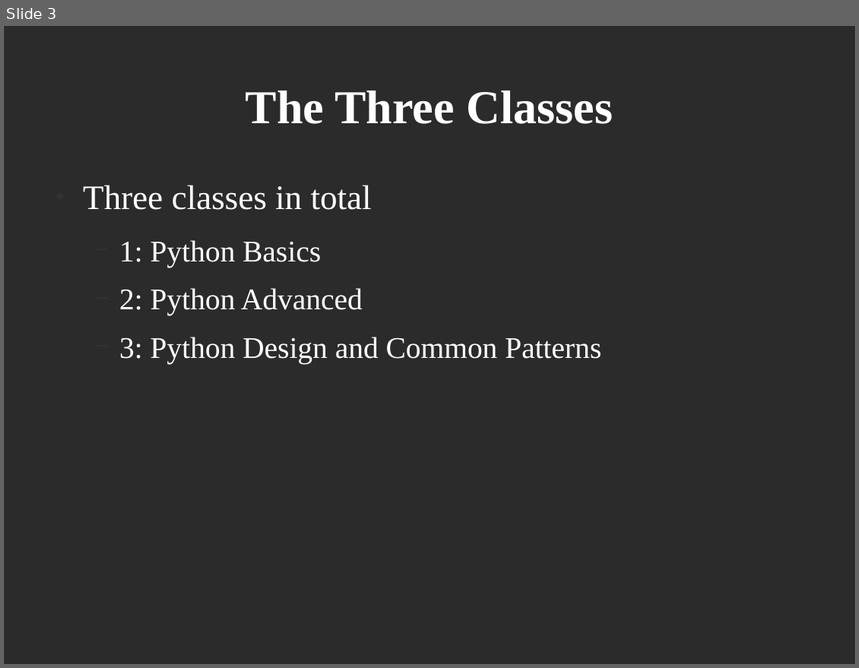
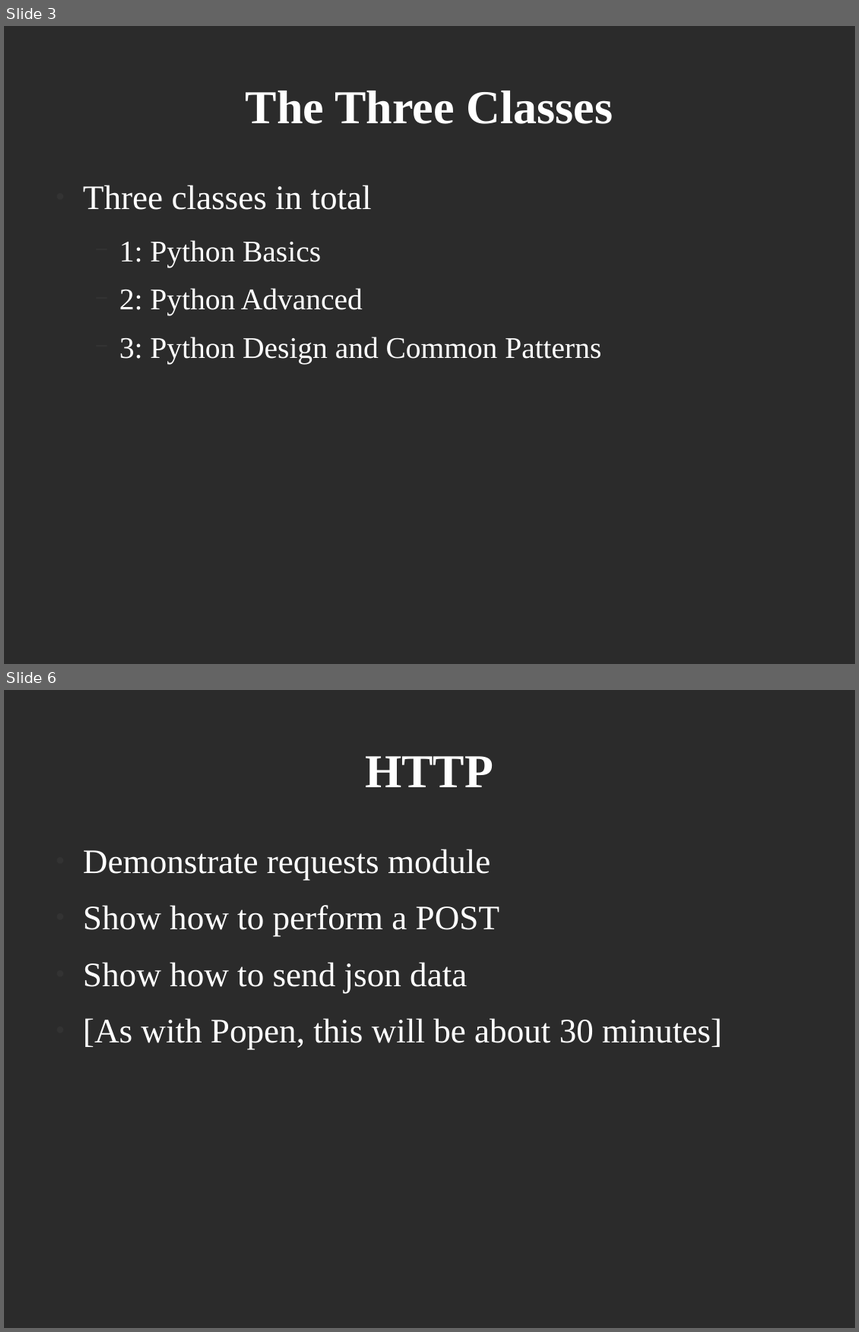
Before and after one commit to dsklopp/python_class, a slide deck: python_day_2.odp. Shown one above the other, each under a label of ours: slide 3 before the commit, slides 3 and 6 after it; the slides between them are not shown. The pictures are 859x668 and 859x1332 pixels, drawn with LibreOffice and Linux fonts; fonts in the diff are those of the drawing; background and template pictures are left out; a plain dark background stands for a picture behind light text. Boxes give left, top, right and bottom in pixels: in the first picture for what was removed or moved away, otherwise in the second. Text is boxed around its words. In the diff, an @@ line names an element or a change of style, - is before the commit and + after.

```diff
--- a/python_day_2.odp
+++ b/python_day_2.odp
@@ slide 6 added at box(4, 690, 855, 1328), background picture (left out) @@
@@ title added at box(365, 756, 493, 787), 44 pt, text #FFFFFF, bold @@
+HTTP
@@ text added at box(83, 849, 722, 1049), 32 pt, text #FFFFFF @@
+● Demonstrate requests module
+● Show how to perform a POST
+● Show how to send json data
+● [As with Popen, this will be about 30 minutes]
```
Also in this commit, not shown: 1 slide changed, 2 other slides added.
